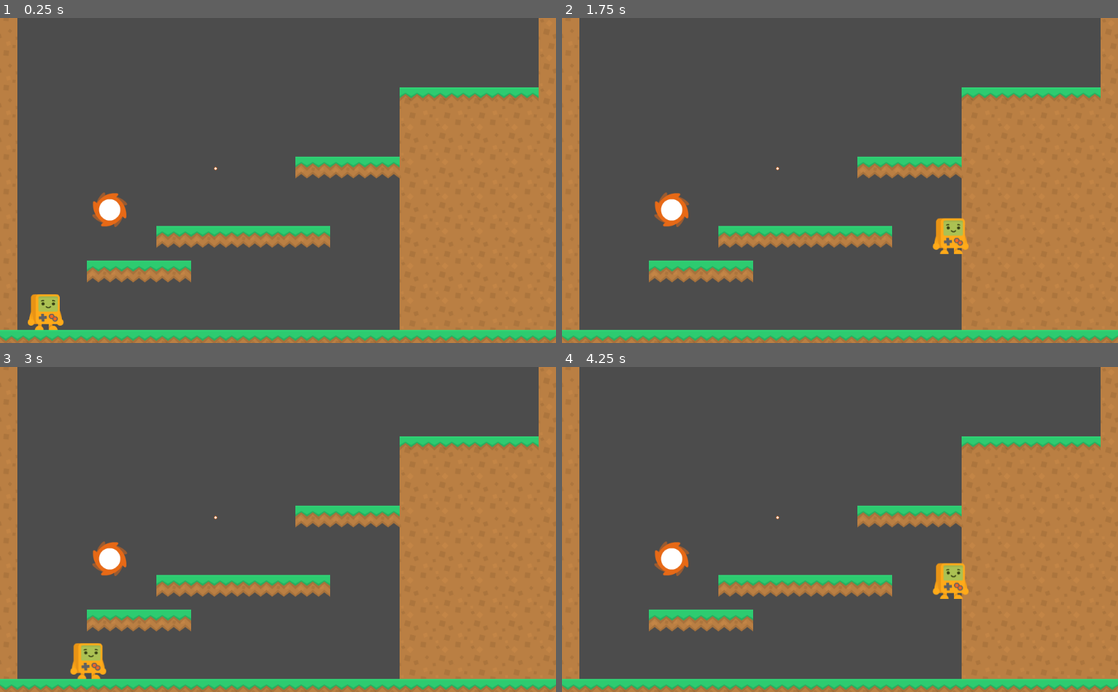
Above: before the commit, frames 1-4 (two rows, left to right).
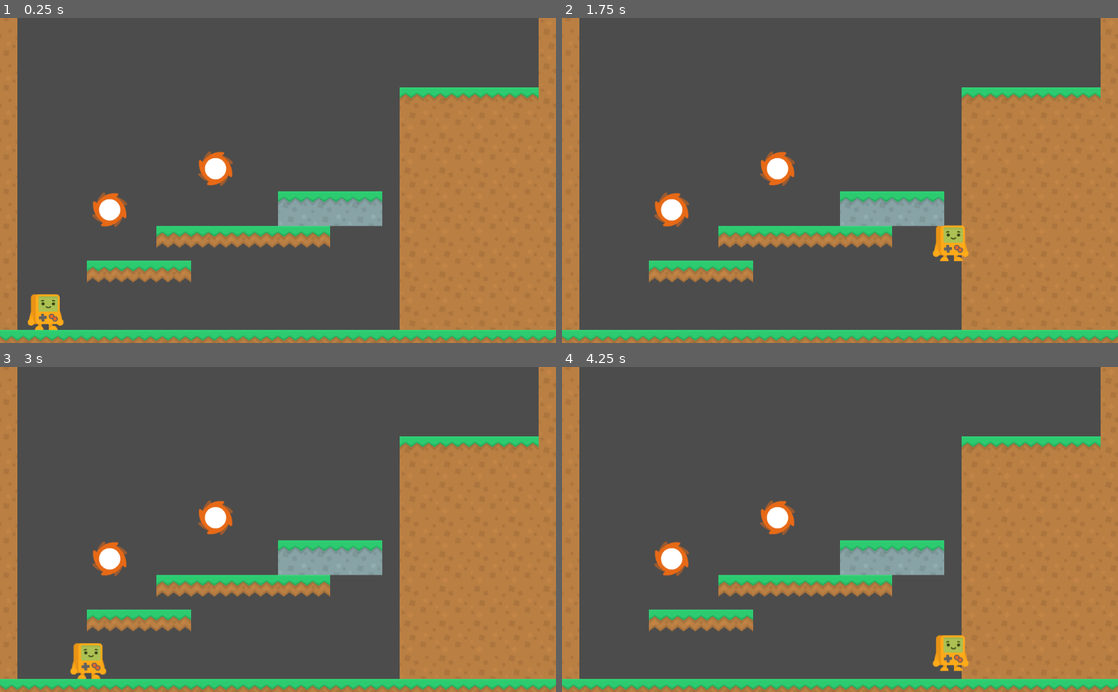
Above: after the commit, the same moments.

Repository: Norodix/GoGodot2
Game: Godot game, scene res://World.tscn
The game is run twice, just before and just after one commit, with the same random seed, the same clock (stepped at 60 frames per second) and the same inputs.
Inputs (mouse positions are in pixels of both pictures, inside the frame that each line leads up to):
- Up to frame 1 (0.25 s): no input
- Up to frame 2 (1.75 s): tap Enter at 0.5 s; move the mouse to (962, 164) at 0.52 s; hold Right (ui_right) from 0.53 s (still down); click (962, 164) at 0.67 s; tap W (jump) at 0.77, 1.52 s; move the mouse to (728, 196) at 1.27 s; click (728, 196) at 1.42 s
- Up to frame 3 (3 s): move the mouse to (333, 458) at 2.02 s; release Right (ui_right) at 2.03 s; hold Left (ui_left) 2.03-2.78 s; click (333, 458) at 2.17 s; move the mouse to (250, 594) at 2.77 s; hold Right (ui_right) from 2.78 s (still down); click (250, 594) at 2.92 s
- Up to frame 4 (4.25 s): keep holding Right (ui_right); tap W (jump) at 3.02, 3.77 s; move the mouse to (1006, 578) at 3.52 s; click (1006, 578) at 3.67 s

The runs differ from the first frame. In frame 1, 3.7% of the frame differs, in the area x 35-72%, y 41-65%; in frame 2, 4.1%; in frame 3, 3.7%; in frame 4, 4.8%, in the area x 35-74%, y 41-94%.

Commit message:
Rising platform, first level implemented

Diff:
--- a/EnergyStreamer/EnergyController.gd
+++ b/EnergyStreamer/EnergyController.gd
@@ -6,7 +6,7 @@
 
 # Called when the node enters the scene tree for the first time.
 func _ready():
-	$Line2D.set_as_toplevel(true)
+	$Line2D.set_as_toplevel(true) # do not inherit character position
 	pass # Replace with function body.
 
 
@@ -41,7 +41,7 @@
 		print("NON ENERGY STORES CONNECTED")
 		return
 	#Calculate max transferable energy between the two nodes
-	var maxTransfer = min(1-sink.E, source.E)
+	var maxTransfer = min(sink.maxE - sink.E, source.E)
 	var transferE = min(maxTransfer, transferSpeed*delta)
 	print("TransferE: ", transferE)
 	sink.E += transferE
@@ -51,34 +51,34 @@
 
 func _unhandled_input(event):
 	if (event is InputEventMouseButton):
-		#TODO only handle all the following things for left click
-		if event.is_pressed():
-			print("pressed")
-			#get source if under mouse, set source
-			var mousePos = get_global_mouse_position()
-			var object = findEnergyStorage(mousePos)
-			if ( object ):
-				sink = null
-				source = object
-			else:
-				source = null
-				sink = null
-		else:
-			print("released")
-			#if released, get sink if there was a source (and not the same as source)
-			if (source):
+		if (event.button_index == BUTTON_LEFT):
+			if event.is_pressed():
+				print("pressed")
+				#get source if under mouse, set source
 				var mousePos = get_global_mouse_position()
 				var object = findEnergyStorage(mousePos)
-				#if there is sink connect them
-				if ( object and (object != source)):
-					sink = object
-				#else reset source too
+				if ( object ):
+					sink = null
+					source = object
 				else:
 					source = null
 					sink = null
 			else:
-				source = null
-				sink = null
+				print("released")
+				#if released, get sink if there was a source (and not the same as source)
+				if (source):
+					var mousePos = get_global_mouse_position()
+					var object = findEnergyStorage(mousePos)
+					#if there is sink connect them
+					if ( object and (object != source)):
+						sink = object
+					#else reset source too
+					else:
+						source = null
+						sink = null
+				else:
+					source = null
+					sink = null
 
-		print("Sink: ", sink)
-		print("Source: ", source)
+			print("Sink: ", sink)
+			print("Source: ", source)
--- a/EnergyStreamer/EnergyNodes/Fire.gd
+++ b/EnergyStreamer/EnergyNodes/Fire.gd
@@ -2,6 +2,7 @@
 
 
 export(float, 0, 1) var E = 1 #Energy
+export(float, 1, 10) var maxE = 1
 
 # Called when the node enters the scene tree for the first time.
 func _ready():
--- /dev/null
+++ b/EnergyStreamer/EnergyNodes/RisingPlatform.gd
@@ -0,0 +1,17 @@
+extends KinematicBody2D
+
+
+export(float, 0, 1) var E = 0 #Energy
+export(float, 1, 10) var maxE = 1
+export(int, 0, 600) var Rising = 64
+var rootPos : Vector2
+
+# Called when the node enters the scene tree for the first time.
+func _ready():
+	rootPos = self.position
+	pass # Replace with function body.
+
+
+func _process(delta):
+	self.position = rootPos +  -Vector2(0, E*Rising)
+	pass
--- /dev/null
+++ b/EnergyStreamer/EnergyNodes/RisingPlatform.tscn
@@ -0,0 +1,34 @@
+[gd_scene load_steps=4 format=2]
+
+[ext_resource path="res://EnergyNodes/RisingPlatform.gd" type="Script" id=1]
+[ext_resource path="res://Assets/Sprites/platformPack_tilesheet.png" type="Texture" id=2]
+
+[sub_resource type="RectangleShape2D" id=1]
+extents = Vector2( 96, 32 )
+
+[node name="RisingPlatform" type="KinematicBody2D"]
+collision_layer = 3
+script = ExtResource( 1 )
+
+[node name="CollisionShape2D" type="CollisionShape2D" parent="."]
+shape = SubResource( 1 )
+
+[node name="Sprite" type="Sprite" parent="."]
+texture = ExtResource( 2 )
+hframes = 14
+vframes = 7
+frame = 14
+
+[node name="Sprite2" type="Sprite" parent="."]
+position = Vector2( 64, 0 )
+texture = ExtResource( 2 )
+hframes = 14
+vframes = 7
+frame = 14
+
+[node name="Sprite3" type="Sprite" parent="."]
+position = Vector2( -64, 0 )
+texture = ExtResource( 2 )
+hframes = 14
+vframes = 7
+frame = 14
--- a/EnergyStreamer/World.tscn
+++ b/EnergyStreamer/World.tscn
@@ -1,8 +1,9 @@
-[gd_scene load_steps=9 format=2]
+[gd_scene load_steps=10 format=2]
 
 [ext_resource path="res://Assets/Sprites/platformPack_tilesheet.png" type="Texture" id=1]
 [ext_resource path="res://Player.tscn" type="PackedScene" id=2]
 [ext_resource path="res://EnergyNodes/Fire.tscn" type="PackedScene" id=3]
+[ext_resource path="res://EnergyNodes/RisingPlatform.tscn" type="PackedScene" id=4]
 
 [sub_resource type="ConvexPolygonShape2D" id=2]
 points = PoolVector2Array( 64, 64, 0, 64, 0, 0, 64, 0 )
@@ -93,7 +94,7 @@
 position = Vector2( 32, 0 )
 tile_set = SubResource( 1 )
 format = 1
-tile_data = PoolIntArray( -1, 2, 0, -65536, 2, 0, -65535, 2, …(397 unchanged characters)…  2, 0, 196623, 2, 0, 327679, 2, 0, 262152, 3, 0, 262153, 3, 0, 262154, 3, 0, 262155, 2, 0, 262156, 2, 0, 262157, 2, 0, 262 …(711 unchanged characters)…
+tile_data = PoolIntArray( -1, 2, 0, -65536, 2, 0, -65535, 2, …(397 unchanged characters)…  2, 0, 196623, 2, 0, 327679, 2, 0, 262155, 2, 0, 262156, 2, 0, 262157, 2, 0, 262 …(711 unchanged characters)…
 
 [node name="Player" parent="." instance=ExtResource( 2 )]
 position = Vector2( 84, 565 )
@@ -103,4 +104,7 @@
 
 [node name="Fire2" parent="." instance=ExtResource( 3 )]
 position = Vector2( 397, 278 )
-E = 0.0
+
+[node name="RisingPlatform" parent="." instance=ExtResource( 4 )]
+position = Vector2( 608, 352 )
+maxE = 2.0
